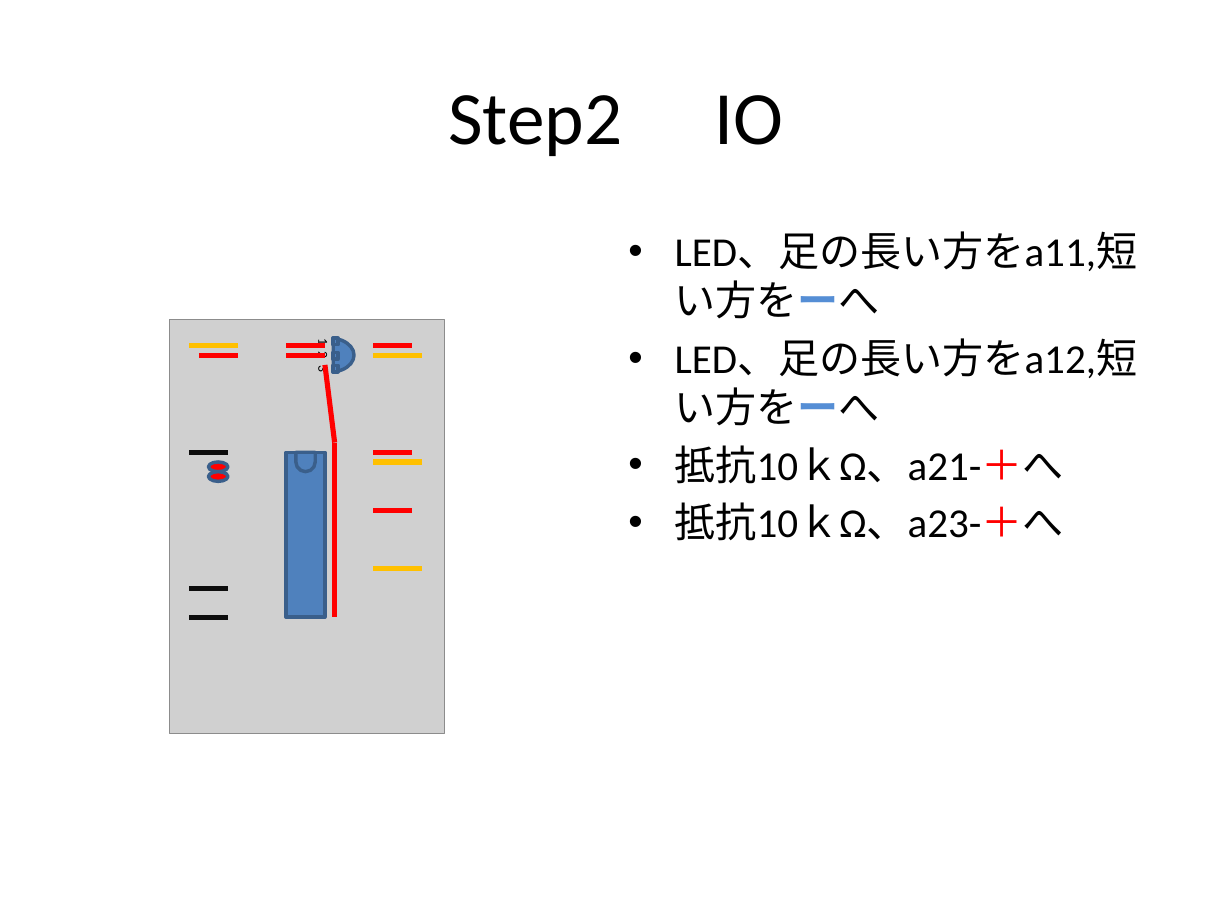
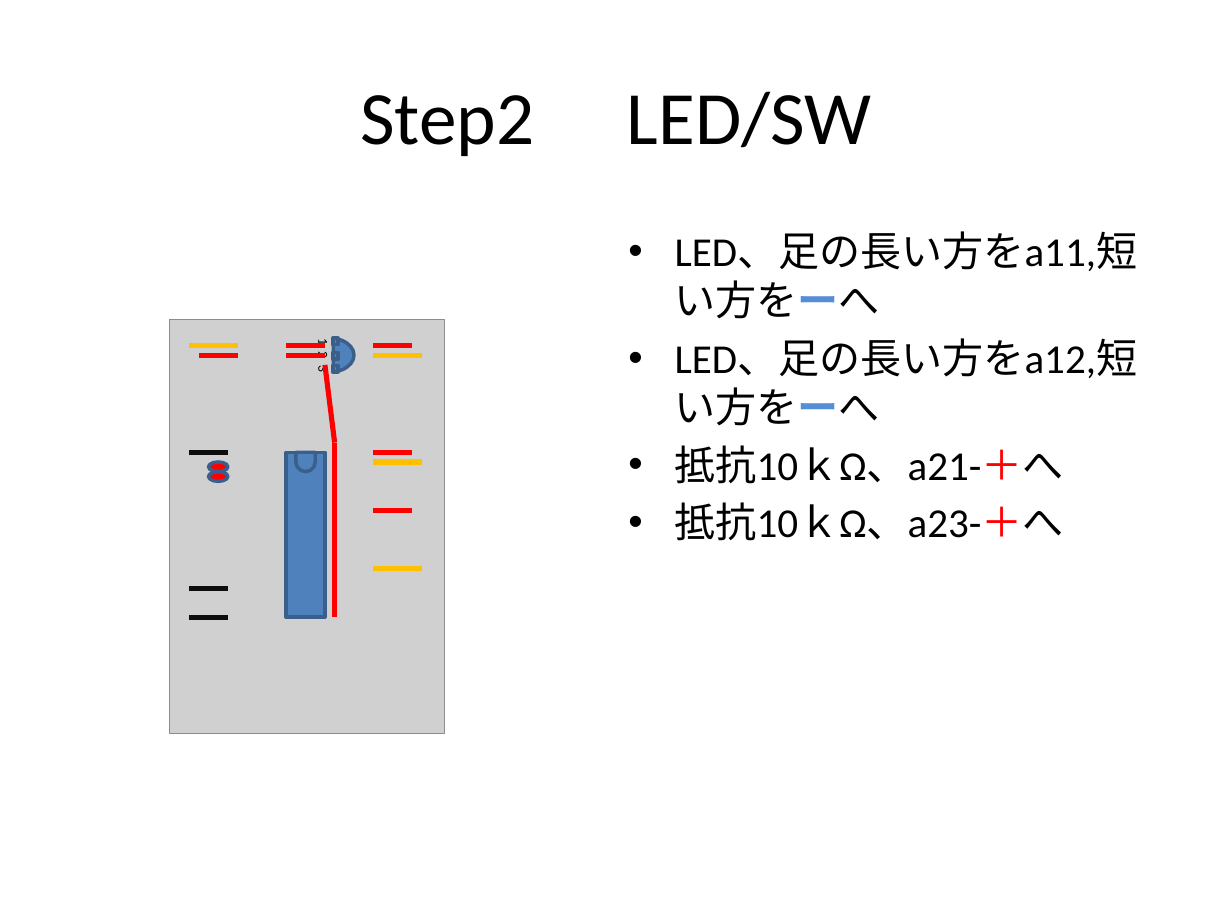
Before and after one commit to magoroku15/OpenAccessoryDemo, a slide deck: slide 24 of Doc/poorman's adk.pptx (slide 18 before the commit). Drawn at 1232x924 pixels with LibreOffice and Linux fonts; fonts in the diff are those of the drawing; grey boxes stand for pictures. Boxes give left, top, right and bottom in pixels: in the first picture for what was removed or moved away, otherwise in the second. Text is boxed around its words. In the diff, an @@ line names an element or a change of style, - is before the commit and + after.

```diff
--- a/Doc/poorman's adk.pptx
+++ b/Doc/poorman's adk.pptx
@@ title at (360, 91, 872, 156): text changed @@
-Step2 IO
+Step2 LED/SW
```
Also in this commit, not shown: 6 other slides changed, 7 slides added, 3 other files.
